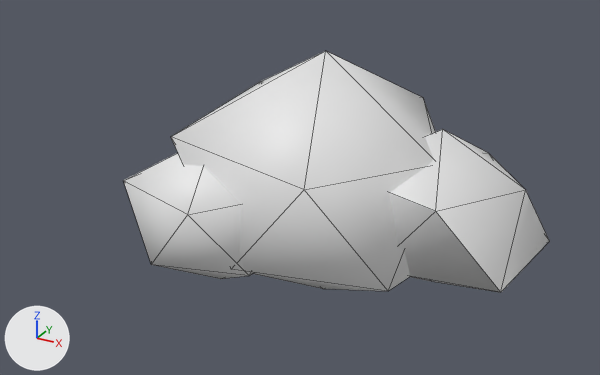
The glTF model models/variants/bush_round_v3.glb: old version first, new version second.
Camera for both pictures: a camera (50 mm lens) standing at (1.167, -2.289, 1.47) and looking at (-0.081, -0.021, 0.337). Lighting does not change. The marker at lower left points along +X, +Y and +Z. The older version comes first. Mesh edges are drawn as thin lines. Vertices at exactly the same position are counted once.

The first picture shows 'Bush'.
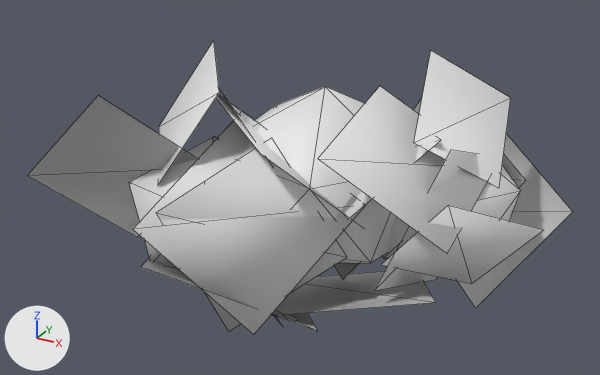
Changed parts and their boxes (x1, y1, x2, y2) in the pictures (600 x 375 px; the box of a moved part takes in the faces that stretch with it):
'Bush', reshaped (28% wider, 21% taller): before (124, 51, 549, 292); after (27, 41, 572, 334)
part 1 of me_blob0, moved or reshaped: before (171, 51, 435, 291); after (242, 87, 395, 264)
part 2 of me_blob0, rebuilt: before (390, 129, 549, 292); after (383, 165, 521, 259)
part 3 of me_blob0, reshaped: before (124, 153, 253, 279); after (27, 41, 572, 334)

Patch to the scene script:
```diff
--- a/models/variants/bush_round_v3.glb.py
+++ b/models/variants/bush_round_v3.glb.py
@@ me_blob0 @@
 # used by ob_bush; location = (0.0, 0.0, 0.0)
-me_blob0.from_pydata(...)  # 36 vertices, 60 faces; spans x -0.563..0.683, y -0.485..0.479, z -0.047..0.813
+me_blob0.from_pydata(...)  # 112 vertices, 98 faces; spans x -0.83..0.752, y -0.638..0.632, z -0.158..0.814
+# me_blob0 part 1: the loose piece of 12 vertices spanning x -0.441..0.434, y -0.386..0.479, z -0.047..0.813 is scaled about its middle by 0.75, then moved by (0.001, -0.012, -0.008)
+# me_blob0 part 2: the loose piece of 12 vertices spanning x 0.073..0.683, y -0.229..0.433, z 0.004..0.566 is rebuilt with 12 vertices and now spans x 0.098..0.619, y -0.141..0.428, z 0.052..0.577
+# me_blob0 part 3
+# 11 vertices are removed from x -0.563..0.001, y -0.485..0.088, z 0.01..0.545
+# 20 faces are deleted
+# 87 vertices are added at x -0.83..0.752, y -0.638..0.632, z -0.158..0.814
+# 58 new faces join them
```
